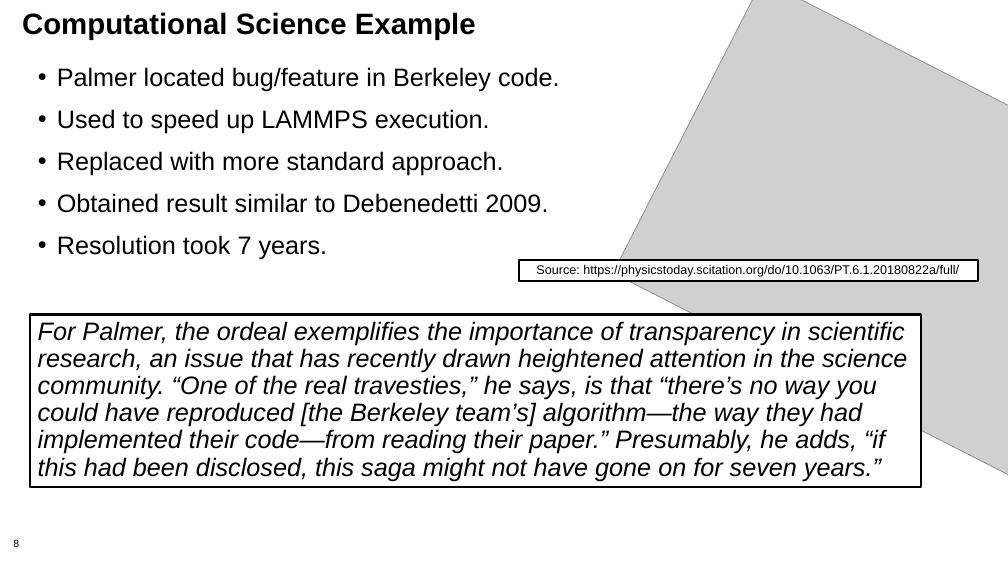
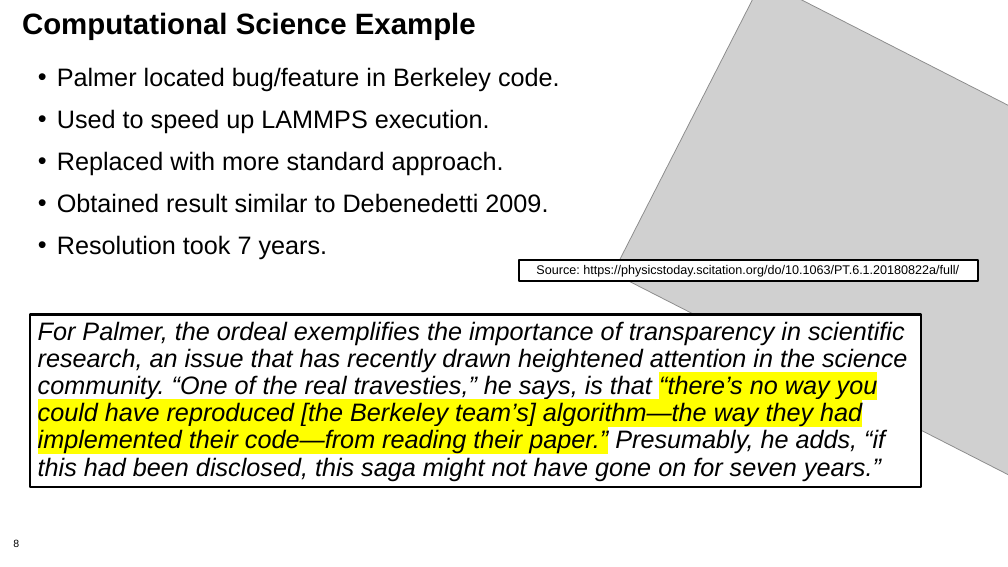
Before and after one commit to bssw-tutorial/presentations, a slide deck: slide 8 of SC20-reproducibility.pptx. Drawn at 1008x567 pixels with LibreOffice and Linux fonts; fonts in the diff are those of the drawing; grey boxes stand for pictures; background and template pictures are left out. Boxes give left, top, right and bottom in pixels: in the first picture for what was removed or moved away, otherwise in the second. Text is boxed around its words. In the diff, an @@ line names an element or a change of style, - is before the commit and + after.

```diff
--- a/SC20-reproducibility.pptx
+++ b/SC20-reproducibility.pptx
@@ rectangle "For Palmer, the ordeal exemplifies ..." at bbox=[30, 315, 921, 487]: highlight none to #FFFF00 in "“there’s no way you could have reproduced ..." @@
```
Also in this commit, not shown: 5 other slides changed, 1 slide added.
